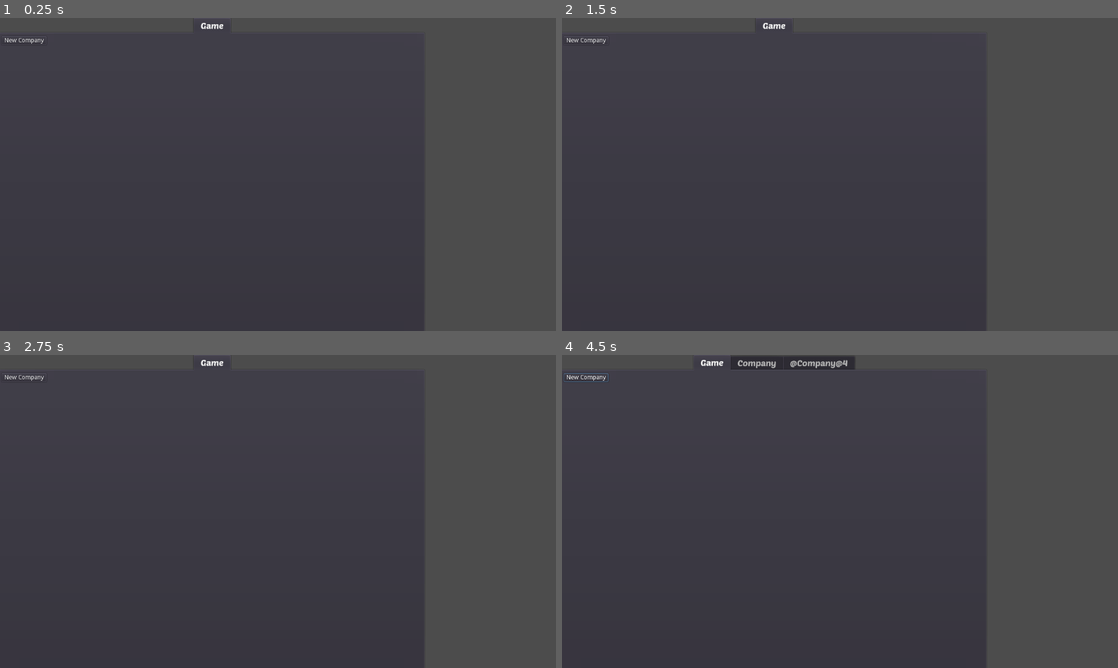
Above: before the commit, frames 1-4 (two rows, left to right).
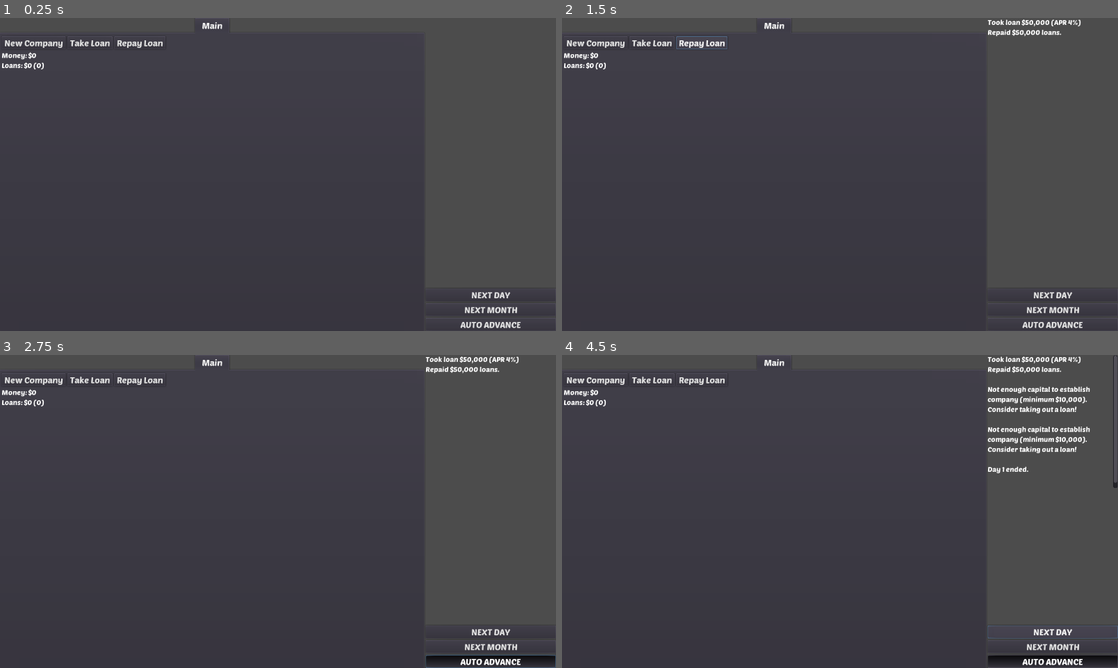
Above: after the commit, the same moments.

Repository: RetroIndieJosh/company-sim
Game: Godot game, scene res://scenes/Game.tscn
The game is run twice, just before and just after one commit, with the same random seed, the same clock (stepped at 60 frames per second) and the same inputs.
Inputs (mouse positions are in pixels of both pictures, inside the frame that each line leads up to):
- Up to frame 1 (0.25 s): no input
- Up to frame 2 (1.5 s): click (650, 43) at 0.5 s, where only the run after the commit has a clickable "Take Loan"; click (701, 43) at 1.25 s, where only the run after the commit has a clickable "Repay Loan"
- Up to frame 3 (2.75 s): click (489, 661) at 2 s, where only the run after the commit has a clickable "AUTO ADVANCE"
- Up to frame 4 (4.5 s): click "New Company" at 2.75 s; click "New Company" at 3.5 s; click (1051, 630) at 4.25 s, where only the run after the commit has a clickable "NEXT DAY"

The runs differ from the first frame. In frame 1, 0.9% of the frame differs, in the area x 0-94%, y 0-100%; in frame 2, 1.3%; in frame 3, 2.1%; in frame 4, 4.1%, in the area x 0-100%, y 0-100%.

Commit message:
Bank and loans, auto-advance

Diff:
--- /dev/null
+++ b/res/TextFont.tres
@@ -0,0 +1,6 @@
+[gd_resource type="DynamicFont" load_steps=2 format=2]
+
+[ext_resource path="res://fonts/PoetsenOne-Regular.ttf" type="DynamicFontData" id=1]
+
+[resource]
+font_data = ExtResource( 1 )
--- a/scenes/Company.tscn
+++ b/scenes/Company.tscn
@@ -1,7 +1,7 @@
 [gd_scene load_steps=4 format=2]
 
 [ext_resource path="res://scripts/Company.gd" type="Script" id=1]
-[ext_resource path="res://res/Font.tres" type="DynamicFont" id=2]
+[ext_resource path="res://res/ButtonFont.tres" type="DynamicFont" id=2]
 [ext_resource path="res://res/Player Buttons.tres" type="ButtonGroup" id=3]
 
 [node name="Company" type="VBoxContainer"]
--- a/scenes/Game.tscn
+++ b/scenes/Game.tscn
@@ -1,6 +1,7 @@
-[gd_scene load_steps=3 format=2]
+[gd_scene load_steps=4 format=2]
 
-[ext_resource path="res://res/Font.tres" type="DynamicFont" id=1]
+[ext_resource path="res://res/ButtonFont.tres" type="DynamicFont" id=1]
+[ext_resource path="res://res/TextFont.tres" type="DynamicFont" id=2]
 [ext_resource path="res://scripts/Game.gd" type="Script" id=4]
 
 [node name="Game" type="HBoxContainer"]
@@ -11,14 +12,13 @@
 "_edit_use_anchors_": false
 }
 
-[node name="Company Tabs" type="TabContainer" parent="."]
+[node name="Tabs" type="TabContainer" parent="."]
 margin_right = 976.0
 margin_bottom = 720.0
 size_flags_horizontal = 3
 custom_fonts/font = ExtResource( 1 )
-drag_to_rearrange_enabled = true
 
-[node name="Game" type="HBoxContainer" parent="Company Tabs"]
+[node name="Main" type="VBoxContainer" parent="Tabs"]
 anchor_right = 1.0
 anchor_bottom = 1.0
 margin_left = 4.0
@@ -26,11 +26,38 @@
 margin_right = -4.0
 margin_bottom = -4.0
 
-[node name="New Company" type="Button" parent="Company Tabs/Game"]
-margin_right = 103.0
-margin_bottom = 20.0
+[node name="Buttons" type="HBoxContainer" parent="Tabs/Main"]
+margin_right = 968.0
+margin_bottom = 30.0
+
+[node name="New Company" type="Button" parent="Tabs/Main/Buttons"]
+margin_right = 147.0
+margin_bottom = 30.0
 size_flags_vertical = 0
+custom_fonts/font = ExtResource( 1 )
 text = "New Company"
+
+[node name="Take Loan" type="Button" parent="Tabs/Main/Buttons"]
+margin_left = 151.0
+margin_right = 255.0
+margin_bottom = 30.0
+size_flags_vertical = 0
+custom_fonts/font = ExtResource( 1 )
+text = "Take Loan"
+
+[node name="Repay Loan" type="Button" parent="Tabs/Main/Buttons"]
+margin_left = 259.0
+margin_right = 377.0
+margin_bottom = 30.0
+size_flags_vertical = 0
+custom_fonts/font = ExtResource( 1 )
+text = "Repay Loan"
+
+[node name="Info" type="Label" parent="Tabs/Main"]
+margin_top = 34.0
+margin_right = 968.0
+margin_bottom = 54.0
+custom_fonts/font = ExtResource( 2 )
 
 [node name="Output" type="VBoxContainer" parent="."]
 margin_left = 980.0
@@ -39,23 +66,51 @@
 
 [node name="Main" type="ScrollContainer" parent="Output"]
 margin_right = 300.0
-margin_bottom = 358.0
+margin_bottom = 307.0
 size_flags_vertical = 3
 
 [node name="Text" type="Label" parent="Output/Main"]
 margin_right = 300.0
-margin_bottom = 358.0
+margin_bottom = 307.0
 rect_min_size = Vector2( 300, 0 )
 size_flags_horizontal = 3
 size_flags_vertical = 3
-custom_fonts/font = ExtResource( 1 )
+custom_fonts/font = ExtResource( 2 )
+autowrap = true
 
 [node name="Info" type="Label" parent="Output"]
-margin_top = 362.0
+margin_top = 311.0
+margin_right = 300.0
+margin_bottom = 618.0
+rect_min_size = Vector2( 300, 0 )
+size_flags_vertical = 3
+custom_fonts/font = ExtResource( 2 )
+
+[node name="Next Day" type="Button" parent="Output"]
+margin_top = 622.0
+margin_right = 300.0
+margin_bottom = 652.0
+custom_fonts/font = ExtResource( 1 )
+text = "NEXT DAY"
+
+[node name="Next Month" type="Button" parent="Output"]
+margin_top = 656.0
+margin_right = 300.0
+margin_bottom = 686.0
+custom_fonts/font = ExtResource( 1 )
+text = "NEXT MONTH"
+
+[node name="Auto Advance" type="Button" parent="Output"]
+margin_top = 690.0
 margin_right = 300.0
 margin_bottom = 720.0
-rect_min_size = Vector2( 300, 0 )
-size_flags_vertical = 3
 custom_fonts/font = ExtResource( 1 )
+toggle_mode = true
+text = "AUTO ADVANCE"
 
-[connection signal="pressed" from="Company Tabs/Game/New Company" to="." method="_on_New_Company_pressed"]
+[connection signal="pressed" from="Tabs/Main/Buttons/New Company" to="." method="_on_New_Company_pressed"]
+[connection signal="pressed" from="Tabs/Main/Buttons/Take Loan" to="." method="_on_Take_Loan_pressed"]
+[connection signal="pressed" from="Tabs/Main/Buttons/Repay Loan" to="." method="_on_Repay_Loan_pressed"]
+[connection signal="pressed" from="Output/Next Day" to="." method="_on_Next_Day_pressed"]
+[connection signal="pressed" from="Output/Next Month" to="." method="_on_Next_Month_pressed"]
+[connection signal="toggled" from="Output/Auto Advance" to="." method="_on_Auto_Advance_toggled"]
--- a/scripts/Company.gd
+++ b/scripts/Company.gd
@@ -28,7 +28,6 @@
         update_company_info()
 
 func _ready():
-        money = randi() % MONEY_RANGE + MONEY_MIN
         if game == null:
                 print("ERROR no game")
         #game.display_print("New company!")
@@ -64,18 +63,14 @@
                 remove_child(person)
                 game.display_print("Fired " + person.name)
         elif action == Action.HIRE:
-                person.hire(self, 100000)
+                var salary = money * 0.1
+                person.hire(self, salary)
                 add_child(person)
-                game.display_print("Hired " + person.name)
+                game.display_print("Hired " + person.name + " with salary $" + str(salary))
         elif action == Action.PROMOTE:
                 game.display_print("Promoted " + person.name)
         game.show_person(person)
         update_list()
-
-func update_employees():
-        for c in get_children():
-                if c is Person:
-                        c.update()
 
 func update_company_info():
         if info_company == null:
--- a/scripts/Game.gd
+++ b/scripts/Game.gd
@@ -2,15 +2,66 @@
 
 const Person = preload("res://scripts/Person.gd")
 
-onready var company_tabs = $"Company Tabs"
+const CREDIT_MIN = 200
+const CREDIT_MAX = 800
+
+onready var tabs = $"Tabs"
 onready var display_container = $"Output/Main"
 onready var display = $"Output/Main/Text"
 onready var person_info = $"Output/Info"
 onready var prefab_company = preload("res://scenes/Company.tscn")
+onready var main_info = $"Tabs/Main/Info"
+
+var company_cost = 10000
+var loan_amount = 50000
+var loan_max = loan_amount * 3
+
+var credit_score = 400
+
+var day = 1
+var money = 0
 
 var companies = []
-var day = 0
+var loans = []
 var people = []
+
+var auto_advance = false
+var elapsed = 0.0
+
+class Loan:
+        const APR_MIN = 0.03
+        const APR_MAX = 0.07
+        const APR_RANGE = APR_MAX - APR_MIN
+
+        var apr: float
+        var amount: int
+
+        func _init(loan, credit_score):
+                amount = loan
+                var credit_percent = float(credit_score - CREDIT_MIN) / CREDIT_MAX
+                print("credit percent ", credit_percent)
+                apr = credit_percent * APR_RANGE + APR_MIN
+
+        func min_payment() -> int:
+                return int(ceil(0.2 * amount))
+
+        func month() -> int:
+                var interest_rate = apr / 12.0
+                var interest = int(floor(interest_rate * amount))
+                self.amount += interest
+                return interest
+
+        func pay(payment):
+                amount -= payment
+
+func _process(delta):
+        main_info.text = "Money: $" + comma_sep(money) + "\n"
+        main_info.text += "Loans: $" + comma_sep(total_loans()) + " (" + comma_sep(len(loans)) + ")\n"
+        if auto_advance:
+                elapsed += delta
+                if elapsed > 5.0:
+                        elapsed -= 5.0
+                        end_day()
 
 func _ready():
         print("Output: ", $"Output")
@@ -21,7 +72,6 @@
         for _i in range(10):
                 var person = Person.new()
                 people.append(person)
-                add_child(person)
 
 func comma_sep(number):
         var string = str(number)
@@ -42,24 +92,37 @@
         var ns = comma_sep(n)
         display_print(ns, newline)
 
-func display_print(s:String, newline:bool=true):
+func display_print(s:String="", newline:bool=true):
         if display == null:
                 print("ERROR no display (clear)")
-                #display = $"Output/Main/Text"
-                #if display == null:
-                        #print("ERROR no display (clear)")
-                        #return
         display.text += s
         if newline:
                 display.text += "\n"
         display_container.scroll_vertical = display_container.get_v_scrollbar().max_value
 
 func end_day():
-        day += 1
-        display_print("Day %d ended")
+        for p in people:
+                var msg = p.update()
+                if msg != "":
+                        display_print(msg)
+        display_print("Day %d ended." % day)
+        if day % 30 == 0:
+                for loan in loans:
+                        var interest = loan.month()
+                        display_print("Loan interest: $", false)
+                        display_num(interest)
+
+                        var minimum_payment = loan.min_payment()
+                        money -= minimum_payment
+                        loan.pay(minimum_payment)
+                        display_print("Deducted minimum payment of $", false)
+                        display_num(minimum_payment)
+
         for c in companies:
                 display_print("%s: " % c.name)
                 display_num(c.money)
+        display_print()
+        day += 1
 
 func get_people_list(target_company):
         var people_list = []
@@ -71,7 +134,7 @@
 func get_people_list_all():
         return people
 
-func get_person(name):
+func get_person(name) -> Person:
         for p in people:
                 if p.name == name:
                         return p
@@ -85,6 +148,65 @@
                 c.update_employees()
         end_day()
 
+func total_loans() -> int:
+        var loan_total = 0
+        for loan in loans:
+                loan_total += loan.amount
+        return loan_total
+
 func _on_New_Company_pressed():
+        if money < company_cost:
+                display_print("Not enough capital to establish company (minimum $", false)
+                display_num(company_cost, false)
+                display_print("). Consider taking out a loan!\n")
+                return
         var company = prefab_company.instance()
-        company_tabs.add_child(company)
+        money -= company_cost
+        company.money = company_cost
+        tabs.add_child(company)
+
+func _on_Next_Day_pressed():
+        end_day()
+
+func least_loan_index() -> int:
+        var least_loan = 0xFFFFFFFF
+        var index = -1
+        for i in range(len(loans)):
+                if loans[i].amount < least_loan:
+                        least_loan = loans[i].amount
+                        index = i
+        return index
+
+func _on_Repay_Loan_pressed():
+        if len(loans) == 0:
+                display_print("No loans to repay!\n")
+                return
+        var index = least_loan_index()
+        var repayment = loans[index].amount
+        if money < repayment:
+                display_print("Cannot repay loan, minimum $%d.\n" % repayment)
+                return
+        display_print("Repaid $", false)
+        display_num(repayment, false)
+        display_print(" loans.\n")
+        money -= repayment
+        loans.remove(index)
+
+func _on_Take_Loan_pressed():
+        if total_loans() + loan_amount > loan_max:
+                display_print("Banks refused loan. Repay old loans first.")
+                return
+        var loan = Loan.new(loan_amount, credit_score)
+        loans.append(loan)
+        money += loan_amount
+        display_print("Took loan $", false)
+        display_num(loan_amount, false)
+        display_print(" (APR %d%%)" % (100 * loan.apr))
+
+
+func _on_Next_Month_pressed():
+        for _i in range(30):
+                _on_Next_Day_pressed()
+
+func _on_Auto_Advance_toggled(button_pressed):
+        auto_advance = button_pressed
--- a/scripts/Person.gd
+++ b/scripts/Person.gd
@@ -10,26 +10,6 @@
 const MONEY_MIN = 100
 const MONEY_MAX = 10000
 const MONEY_RANGE = MONEY_MAX - MONEY_MIN
-
-enum Degree {
-        BACHELOR,
-        MASTER,
-        TERMINAL,
-        COUNT
-}
-
-var age: int
-
-var degree: int
-var personality: int
-var specialization: int
-
-var happiness: float
-var efficiency: float
-
-var company: Node
-var money: int
-var salary: int
 
 const CONSONANTS = ["r", "r", "r", "r", "r", "r", "r", "r", "r", "r", "r", "r",
 "r", "r", "r", "r", "r", "r", "r", "r", "r", "r", "r", "r", "r", "r", "r", "r",
@@ -66,9 +46,31 @@
 "o", "u", "u", "u", "u", "u", "u", "u", "u", "u", "u", "u", "u", "u", "u", "u",
 "u", "u", "u", "y", "y", "y"]
 
+enum Degree {
+        BACHELOR,
+        MASTER,
+        TERMINAL,
+        COUNT
+}
+
+var age: int
+
+var degree: int
+var personality: int
+var specialization: int
+
+var happiness: float
+var efficiency: float
+
+var company: Node = null
+var money: int
+var salary: int
+
+var days_worked: int = 0
+
+onready var game = $"../.."
 
 func _init():
-        company = null
         age = randi() % AGE_RANGE + AGE_MIN
         degree = randi() % Degree.COUNT
         personality = randi() % PERSONALITY_MAX
@@ -116,9 +118,13 @@
 func is_employed():
         return company != null
 
-func update():
+func update() -> String:
         if not is_employed():
-                return
-        var earnings = int(salary / 365.0)
+                return ""
+        days_worked += 1
+        if days_worked % 14 != 0:
+                return ""
+        var earnings = int(salary / 26.0)
         money += earnings
         company.work(efficiency, earnings)
+        return "Paid $%d to %s from company %s" % [earnings, name, company.name]
Renamed: res/Font.tres -> res/ButtonFont.tres
Not shown, added: TODO.md
